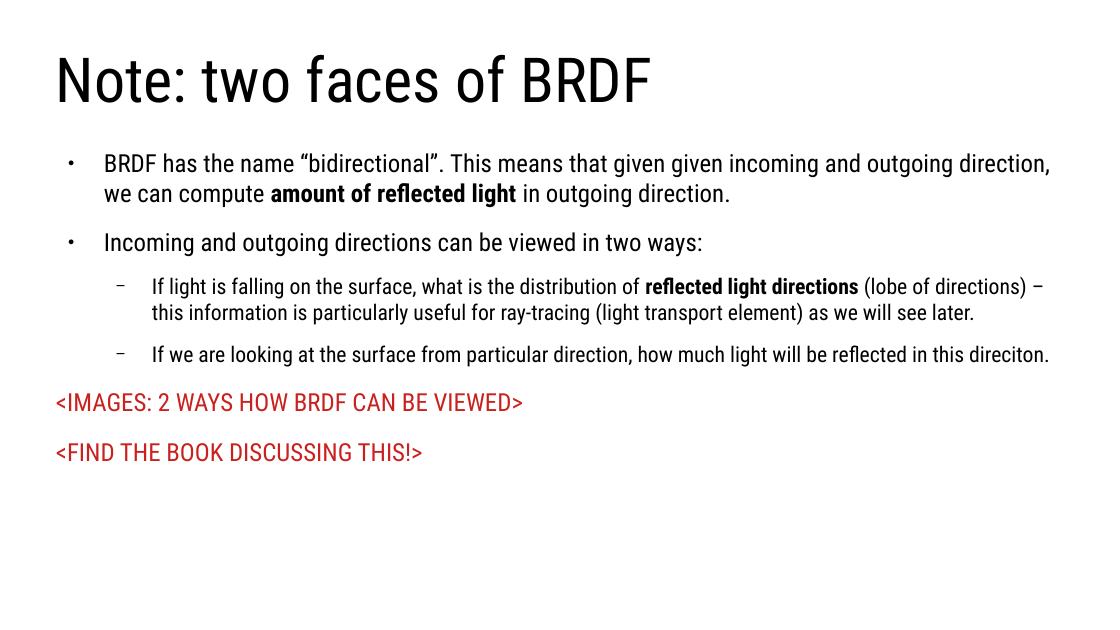
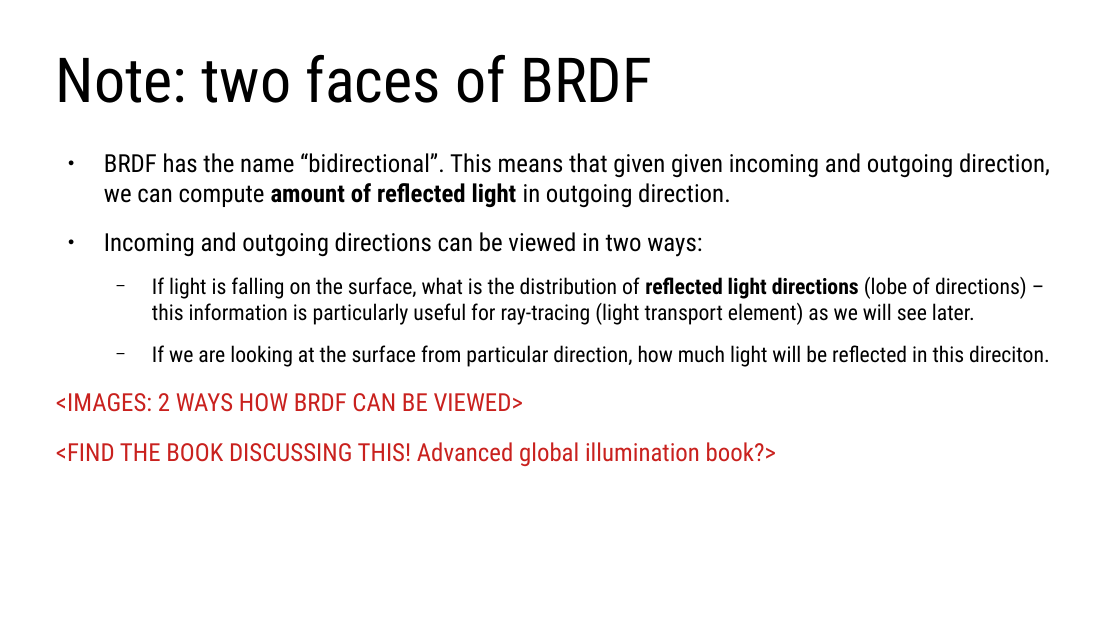
Before and after one commit to lorentzo/IntroductionToComputerGraphics, a slide deck: slide 16 of lectures/3_foundations_3d_scene/3_2_2_3D_models_material.odp (slide 15 before the commit). Drawn at 1120x630 pixels with LibreOffice and Linux fonts; fonts in the diff are those of the drawing. Boxes give left, top, right and bottom in pixels: in the first picture for what was removed or moved away, otherwise in the second. Text is boxed around its words. In the diff, an @@ line names an element or a change of style, - is before the commit and + after.

```diff
--- a/lectures/3_foundations_3d_scene/3_2_2_3D_models_material.odp
+++ b/lectures/3_foundations_3d_scene/3_2_2_3D_models_material.odp
@@ text at [56, 442, 776, 466]: text changed @@
-<FIND THE BOOK DISCUSSING THIS!>
+<FIND THE BOOK DISCUSSING THIS! Advanced global illumination book?>
```
Also in this commit, not shown: 8 other slides changed, 20 slides added, 1 slide removed, 1 other file.
